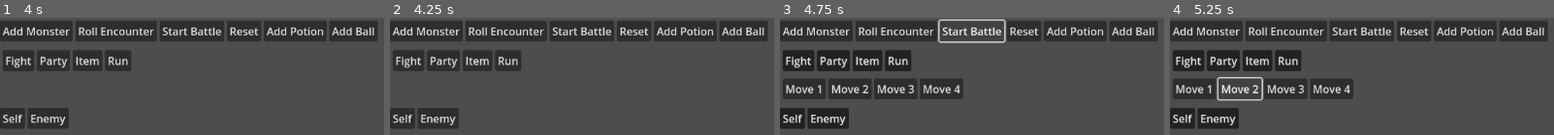
Above: before the commit, frames 1-4 (left to right).
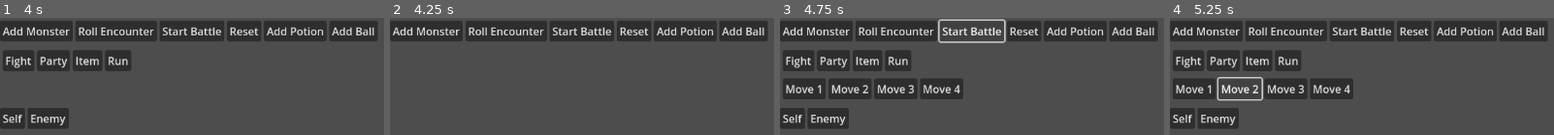
Above: after the commit, the same moments.

Repository: jevonsp/MonsterTamerRPG
Game: Godot game, scene res://scenes/test/testing.tscn
Same seed, same stepped clock (60 frames per second), same inputs: the game is played once before the commit and once after it.
Inputs:
- Up to frame 1 (4 s): click "Add Monster" at 0.5 s; click "Roll Encounter" at 1.25 s; click "Reset" at 2 s; click "Start Battle" at 2.75 s; click "Move 1" at 3.5 s
- Up to frame 2 (4.25 s): no input
- Up to frame 3 (4.75 s): click "Start Battle" at 4.25 s
- Up to frame 4 (5.25 s): click "Move 2" at 5 s

Frame 1 is identical in both runs. In frame 2, 7.6% of the frame differs, in the area x 0-35%, y 28-95%; in frame 3, less than 0.1%; in frame 4, less than 0.1%.
Error before the commit: Invalid access to property or key 'name' on a base object of type 'Nil'. (res://scenes/battle/battle.gd:15)
Error after the commit: Invalid access to property or key 'name' on a base object of type 'Nil'. (res://scenes/battle/battle.gd:20)

Commit message:
EventBus signal/await pattern
Changing Actions/Effects to emit effect started and then only call something on the monster. Then the monster's method will emit a particular signal and await a response signal for the animation. this'll make sure i'm not introducing race conditions anywhere.

Diff:
--- a/classes/battle/ItemAction.gd
+++ b/classes/battle/ItemAction.gd
@@ -1,22 +1,29 @@
 class_name ItemAction extends BattleAction
 
 var item: Item
+var target
 
 func _init(actor_ref: Monster, target_refs: Array, item_data: Item):
 	item = item_data
+	if item.target_type == "ALLY":
+		target = target_refs
+	else:
+		pass
 	priority = item.priority
-	super("ITEM", item_data, actor_ref, target_refs)
+	super("ITEM", item_data, actor_ref)
 
 func execute() -> void:
 	for effect in item.effects:
-		var resolved_targets = BattleManager.resolve_targets(effect.target_type, actor)
-		print("ItemEffect:", effect, "Targets:", resolved_targets)
-
+		var resolved_targets
+		if item.target_type == "ALLY":
+			resolved_targets = target
+		else:
+			resolved_targets = BattleManager.resolve_targets(effect.target_type, actor)
 		for t in resolved_targets:
-			if not t or t.is_fainted:
+			if not t:
 				continue
-
 			effect.apply(actor, t, item)
-			print("ItemAction applying effect:", effect)
+			print("ItemAction applying effect:", effect.name)
+			print("Effect ended, continuing turn")
+			print("ItemEffect: ", effect.name, " Target :", t.name)
 			await EventBus.effect_ended
-			print("Effect ended, continuing turn")
--- a/classes/battle/MoveAction.gd
+++ b/classes/battle/MoveAction.gd
@@ -10,7 +10,7 @@
 func execute() -> void:
 	for effect in move.effects:
 		var resolved_targets = BattleManager.resolve_targets(effect.target_type, actor)
-		print("Effect:", effect, "Targets:", targets)
+		print("Effect:", effect.name, "Targets:", targets)
 		for t in resolved_targets:
 			if not t or t.is_fainted:
 				continue
--- a/classes/battle/RunAction.gd
+++ b/classes/battle/RunAction.gd
@@ -1,8 +1,31 @@
 class_name RunAction extends BattleAction
 
+var target
+
 func _init(actor_ref: Monster, target_refs: Array) -> void:
+	target = target_refs
 	priority = 7
-	super("RUN", null, actor_ref, target_refs)
+	super("RUN", null, actor_ref)
 
 func execute() -> void:
 	print("run attempt here")
+	if calculate_escape_chance():
+		# effect_type: String, actor: Monster, _target: Monster, _effect_image: Texture2D
+		EventBus.effect_started.emit("RUN", actor, null, null)
+		print("run succeeded")
+		BattleManager.escaped = true
+	else:
+		print("run failed")
+
+func calculate_escape_chance():
+	var actor_speed = actor.speed
+	var enemy_speed
+	if not BattleManager.single_battle:
+		enemy_speed = (BattleManager.enemy_actor.speed + BattleManager.enemy_actor2.speed) / 2.0
+	else:
+		enemy_speed = BattleManager.enemy_actor.speed
+	BattleManager.escape_attempts += 1
+
+	var escape_odds = ((actor_speed * 32) / (enemy_speed / 4.0)) + 30 * BattleManager.escape_attempts
+
+	return randi_range(0, 255) < escape_odds
--- a/project.godot
+++ b/project.godot
@@ -31,6 +31,12 @@
 
 enabled=PackedStringArray("res://addons/gut/plugin.cfg")
 
+[file_customization]
+
+folder_colors={
+"res://addons/": "gray"
+}
+
 [rendering]
 
 renderer/rendering_method="gl_compatibility"
--- a/resources/Monster.gd
+++ b/resources/Monster.gd
@@ -67,17 +67,35 @@
 		moves = available_moves.duplicate()
 
 func take_damage(amount: int):
+	var starting = hitpoints
 	if amount <= 0:
 		return
 	hitpoints -= amount
+	EventBus.health_changed.emit(starting, hitpoints)
 	if hitpoints <= 0:
 		is_fainted = true
 		hitpoints = 0
+		EventBus.monster_fainted.emit(self)
 
 func heal_damage(amount: int):
+	var starting = hitpoints
 	hitpoints += amount
+	EventBus.health_changed.emit(starting, hitpoints)
+	await EventBus.health_done_animating
 	if hitpoints >= max_hitpoints:
 		hitpoints = max_hitpoints
 
-func attempt_capture(value: int):
-	print("capture attempt started")
+func attempt_capture(success: bool):
+	var target
+
+	if success:
+		if BattleManager.single_battle:
+			target = BattleManager.enemy_actor
+		else:
+			print("No double battle, defaulting to backup")
+			target = BattleManager.enemy_actor
+		PartyManager.add_monster(target)
+		await Engine.get_main_loop().process_frame
+		BattleManager.captured(target)
+	else:
+		print("failure")
--- a/resources/item_effects/CaptureEffect.gd
+++ b/resources/item_effects/CaptureEffect.gd
@@ -1,28 +1,63 @@
 class_name CaptureEffect extends ItemEffect
 
 @export var capture_bonus: float = 1.0
+
+var name = "CAPTURE"
 
 func apply(actor: Monster, target: Monster, item: Item) -> void:
 	match item.target_type:
 		"ENEMY":
 			EventBus.effect_started.emit("CAPTURE", actor, target, item.sprite)
-			var chance = capture_chance(target)
+			var a = capture_chance(target)
+			print("Modified capture rate (a): ", a)
+			if a >= 1044480:
+				print("Guaranteed capture!")
+				EventBus.capture_shake.emit(1)
+				target.attempt_capture(true)
+				return
+			var b = calculate_shake_threshold(a)
+			var probability = (a / 1044480.0) ** 0.75
+			print("Capture probability: ", snappedf(probability * 100, 0.01), "%")
+			print("Shake threshold (b): ", b, " / 65536")
+
+			var is_critical = get_critical_capture()
+
+			if shake_check(is_critical, b):
+				target.attempt_capture(true)
+			else:
+				target.attempt_capture(false)
+
 			print(actor.name, " attempted to capture ", target.name, " with ", item.name)
-			target.attempt_capture(chance)
-			print("Capture chance:", chance)
-	print("(actor): ", actor)
-	print("(target): ", target)
-	print("player_actor: ", BattleManager.player_actor)
-	print("enemy_actor: ", BattleManager.enemy_actor)
-	print("health now: ", target.hitpoints)
 
 func capture_chance(target: Monster) -> int:
 	var max_hp = target.max_hitpoints
 	var current_hp = target.hitpoints
 	var monster_rate = target.capture_rate
+	var status_bonus: float = get_status_bonus(target)
+	var hp_value = ((3 * max_hp - 2 * current_hp) / (3.0 * max_hp))
+	var pre_status = floor(hp_value * 4096 * monster_rate * capture_bonus)
+	var capture_value = int(pre_status * status_bonus)
+	return capture_value
+
+func calculate_shake_threshold(capture_value: int) -> int:
+	var ratio = capture_value / 1044480.0
+	var fourth_root = pow(ratio, 0.25)
+	return int(floor(65536.0 * fourth_root))
+
+func shake_check(critical: bool, chance: int) -> bool:
+	var shake_number = 1 if critical else 3
+	for i in range(shake_number):
+		var roll = randi() % 65536
+		print("Shake ", i + 1, ": rolled ", roll, " vs ", chance, " - ", "SUCCESS" if roll < chance else "FAIL")
+		if roll >= chance:
+			EventBus.capture_shake.emit(i)
+			return false
+	EventBus.capture_shake.emit(shake_number)
+	return true
+
+func get_critical_capture() -> bool:
+	return false
+
+func get_status_bonus(_target: Monster) -> float:
 	var status_bonus: float = 1.0
-
-	var hp_value = ((3 * max_hp - 2 * current_hp) / (3.0 * max_hp))
-	var capture_value = int(hp_value * 4096 * monster_rate * capture_bonus * status_bonus)
-
-	return capture_value
+	return status_bonus
--- a/resources/item_effects/ItemHealEffect.gd
+++ b/resources/item_effects/ItemHealEffect.gd
@@ -2,6 +2,8 @@
 
 @export var heal_amount: int = 20
 @export var revives: bool = false
+
+var name = "ITEM_HEAL"
 
 func apply(actor: Monster, target: Monster, item: Item) -> void:
 	match item.target_type:
@@ -20,16 +22,14 @@
 		_:
 			print("Unhandled target_type in ItemHealEffect:", item.target_type)
 
-func _apply_heal(actor: Monster, target: Monster, name: String, sprite: Texture2D) -> void:
+func _apply_heal(actor: Monster, target: Monster, _name: String, sprite: Texture2D) -> void:
 	EventBus.effect_started.emit("HEAL", actor, target, sprite)
 	if revives and target.is_fainted:
 		target.revive()
-		print(target.name, " was revived by ", name)
+		print(target.name, " was revived by ", _name)
 	elif not target.is_fainted:
 		target.heal_damage(heal_amount)
-		print(actor.name, " used ", name, " to heal ", target.name, " for ", heal_amount, " HP")
-	print("(actor): ", actor)
-	print("(target): ", target)
-	print("player_actor: ", BattleManager.player_actor)
-	print("enemy_actor: ", BattleManager.enemy_actor)
+		print("player used ", _name, " to heal ", target.name, " for ", heal_amount, " HP")
+	print("(actor): ", actor, "(target): ", target)
+	print("player_actor: ", BattleManager.player_actor, "enemy_actor: ", BattleManager.enemy_actor)
 	print("health now: ", target.hitpoints)
--- a/resources/move_effects/DamageEffect.gd
+++ b/resources/move_effects/DamageEffect.gd
@@ -1,6 +1,8 @@
 class_name DamageEffect extends MoveEffect
 
 @export var base_power: int = 40
+
+var name = "DAMAGE"
 
 func apply(actor: Monster, target: Monster, move: Move) -> void:
 	match move.target_type:
@@ -9,10 +11,8 @@
 			var damage = calculate_damage(actor, target, move)
 			target.take_damage(damage)
 			print(actor.name, " dealt ", damage, " to ", target.name)
-	print("(actor): ", actor)
-	print("(target): ", target)
-	print("player_actor: ", BattleManager.player_actor)
-	print("enemy_actor: ", BattleManager.enemy_actor)
+	print("(actor): ", actor, "(target): ", target)
+	print("player_actor: ", BattleManager.player_actor, "enemy_actor: ", BattleManager.enemy_actor)
 	print("health now: ", target.hitpoints)
 
 func calculate_damage(actor: Monster, target: Monster, move: Move) -> int:
--- a/resources/move_effects/MoveHealEffect.gd
+++ b/resources/move_effects/MoveHealEffect.gd
@@ -2,6 +2,8 @@
 
 @export var heal_amount: int = 20
 @export var revives: bool = false
+
+var name = "MOVE_HEAL"
 
 func apply(actor: Monster, target: Monster, move: Move) -> void:
 	match move.target_type:
@@ -28,8 +30,6 @@
 	elif not target.is_fainted:
 		target.heal(heal_amount)
 		print(actor.name, " healed ", target.name, " for ", heal_amount, " HP")
-	print("(actor): ", actor)
-	print("(target): ", target)
-	print("player_actor: ", BattleManager.player_actor)
-	print("enemy_actor: ", BattleManager.enemy_actor)
+	print("(actor): ", actor, "(target): ", target)
+	print("player_actor: ", BattleManager.player_actor, "enemy_actor: ", BattleManager.enemy_actor)
 	print("health now: ", target.hitpoints)
--- a/scenes/battle/battle.gd
+++ b/scenes/battle/battle.gd
@@ -3,7 +3,12 @@
 var player_actor = BattleManager.player_actor
 
 func _ready() -> void:
-	EventBus.effect_started.connect(_on_effect_started)
+	if not EventBus.effect_started.is_connected(_on_effect_started):
+		EventBus.effect_started.connect(_on_effect_started)
+	if not EventBus.health_changed.is_connected(_on_health_changed):
+		EventBus.health_changed.connect(_on_health_changed)
+	if not EventBus.monster_fainted.is_connected(_on_monster_fainted):
+		EventBus.monster_fainted.connect(_on_monster_fainted)
 
 func _input(event: InputEvent) -> void:
 	if event.is_action_pressed("ui_cancel"):
@@ -62,5 +67,23 @@
 				pass
 			if actor == BattleManager.enemy_actor:
 				pass
-	await get_tree().create_timer(0.3).timeout
+		"HEAL":
+			pass
+		"SWITCH":
+			pass
+		"RUN":
+			pass
+		"CAPTURE":
+			pass
+	await get_tree().create_timer(Settings.game_speed).timeout
 	EventBus.effect_ended.emit()
+
+func _on_health_changed(_old: int, _new: int) -> void:
+	print("do health animation here")
+	await get_tree().create_timer(Settings.game_speed).timeout
+	EventBus.health_done_animating.emit()
+
+func _on_monster_fainted():
+	print("do fainting animation here")
+	await get_tree().create_timer(Settings.game_speed).timeout
+	EventBus.fainting_done_animating.emit()
--- a/scenes/battle/battle_inventory/battle_inventory.gd
+++ b/scenes/battle/battle_inventory/battle_inventory.gd
@@ -5,12 +5,12 @@
 @export var container: HBoxContainer
 @export var picker: HBoxContainer
 
-var monster_chosen: int = -1
+var monster_chosen
 
 func _ready() -> void:
-	for i in picker.get_child_count():
+	for i in range(picker.get_child_count()):
 		var button = picker.get_child(i)
-		button.pressed.connect(use_item.bind(i + 1))
+		button.pressed.connect(use_item.bind(i))
 
 func display_inventory():
 	var inventory = InventoryManager.inventory
@@ -18,21 +18,37 @@
 		var item = inventory[i]["item"]
 		var button = Button.new()
 		button.text = "%s x%d" % [inventory[i]["item"].name, inventory[i]["quantity"]]
-		button.pressed.connect(on_time_clicked.bind(item))
+		button.pressed.connect(on_item_clicked.bind(item))
 		container.add_child(button)
 
-func on_time_clicked(item: Item):
+func on_item_clicked(item: Item):
 	print("item:", item.name)
-	picker_visibility(true)
-	await monster_picked
-	print("monster_chosen: ", monster_chosen)
-	var action = ItemAction.new(BattleManager.player_actor, [monster_chosen], item)
-	BattleManager.on_action_selected(action)
-	monster_chosen = -1
+	if item.target_type == "ALLY":
+		picker_visibility(true)
+		await monster_picked
+		if monster_picked == null:
+			return
+		print("monster_chosen: ", monster_chosen)
+		var action = ItemAction.new(BattleManager.player_actor, [monster_chosen], item)
+		BattleManager.on_action_selected(action)
+	elif item.target_type == "ENEMY":
+		var action
+		if BattleManager.single_battle:
+			action = ItemAction.new(BattleManager.player_actor, [BattleManager.enemy_actor], item)
+		else:
+			print("double catch not implemented going default")
+			action = ItemAction.new(BattleManager.player_actor, [BattleManager.enemy_actor], item)
+		BattleManager.on_action_selected(action)
+	close()
 
 func use_item(slot_index: int):
-	monster_chosen = slot_index
-	monster_picked.emit()
+	if slot_index < PartyManager.party.size():
+		var party_monster = PartyManager.party[slot_index]
+		monster_chosen = party_monster
+		monster_picked.emit()
+	else:
+		monster_chosen = null
+		monster_picked.emit()
 
 func picker_visibility(b: bool) -> void:
 	picker.visible = b
--- a/scenes/battle/battle_inventory/battle_inventory.tscn
+++ b/scenes/battle/battle_inventory/battle_inventory.tscn
@@ -15,6 +15,7 @@
 
 [node name="MonsterPicker" type="HBoxContainer" parent="."]
 unique_name_in_owner = true
+visible = false
 offset_left = 262.0
 offset_top = 140.0
 offset_right = 390.0
--- a/scenes/test/testing.gd
+++ b/scenes/test/testing.gd
@@ -10,7 +10,7 @@
 	pass
 
 func _on_button_1_pressed() -> void:
-	PartyManager.add_monster(pistol_shrimp, 5)
+	PartyManager.make_monster(pistol_shrimp, 5)
 
 func _on_button_2_pressed() -> void:
 	BattleManager.add_enemies([fox_mcleaf], [5])
--- a/singletons/BattleManager.gd
+++ b/singletons/BattleManager.gd
@@ -16,6 +16,9 @@
 var turn_actions: Array = []
 var processing_turn: bool = false
 var in_battle: bool = false
+
+var escape_attempts: int = 0
+var escaped: bool = false
 
 func add_enemies(monster_datas: Array[MonsterData], lvls: Array[int]) -> void:
 	if monster_datas.size() != lvls.size():
@@ -29,8 +32,10 @@
 		monster.setup_monster(monster_data, lvl)
 		enemy_party.append(monster)
 		print("enemy party added: ", monster.name)
+		print("enemy_party: ", enemy_party)
 
 	enemy_actor = enemy_party[0]
+	print("enemy_actor: ", enemy_actor)
 
 func start_battle():
 	in_battle = true
@@ -39,7 +44,7 @@
 	var battle_scene = battle.instantiate()
 	add_child(battle_scene)
 	battle_scene.setup_battle()
-	print("enemy party size: ", range(enemy_party.size()))
+	print("enemy party size: ", enemy_party.size())
 
 func on_action_selected(action: BattleAction):
 	if processing_turn:
@@ -111,21 +116,30 @@
 func execute_turn():
 	processing_turn = true
 	for action in turn_actions:
-		if action.actor.is_fainted:
+		if not in_battle:
+			return
+		if player_actor.is_fainted:
 			force_switch()
 			turn_actions.clear()
 			return
+		print("executing action: ", action.type)
+		await action.execute()
 		if not in_battle:
 			return
-		print("executing action: ", action.type)
-		await action.execute()
 		await get_tree().create_timer(Settings.game_speed).timeout
+		if enemy_actor and enemy_actor.is_fainted:
+			await give_exp()
+		if enemy_actor2 and enemy_actor2.is_fainted:
+			await give_exp()
 		if await check_victory():
 			continue
 		if await check_loss():
 			continue
 	turn_actions.clear()
 	processing_turn = false
+
+func give_exp():
+	pass
 
 func check_victory():
 	var alive: int = 0
@@ -134,6 +148,9 @@
 			alive += 1
 	if alive == 0:
 		win()
+		return true
+	if escaped == true:
+		escape()
 		return true
 	if enemy_actor.is_fainted:
 		await force_enemy_switch()
@@ -152,14 +169,25 @@
 	return false
 
 func win():
-	in_battle = false
 	print("win here")
 	end_battle()
 
 func lose():
-	in_battle = false
 	print("lose here")
 	end_battle()
+
+func escape():
+	print("escape here")
+	end_battle()
+
+func captured(target: Monster) -> void:
+	if single_battle:
+		print("capture success win here")
+		end_battle()
+	else:
+		print("no targeting implemented, target captured:", target)
+		print("capture success win here")
+		end_battle()
 
 func force_switch():
 	if not in_battle:
@@ -190,6 +218,10 @@
 	return -1
 
 func end_battle():
+	in_battle = false
+	escaped = false
+	for child in get_children():
+		child.queue_free()
 	enemy_party.clear()
 	print("enemy_party: ", enemy_party)
 	player_actor = null
@@ -197,3 +229,5 @@
 	enemy_actor = null
 	print("enemy_actor: ", enemy_actor)
 	print("actors/party cleared")
+	escape_attempts = 0
+	turn_actions.clear()
--- a/singletons/EventBus.gd
+++ b/singletons/EventBus.gd
@@ -7,6 +7,17 @@
 signal effect_started(effect_type: String, actor: Monster, target: Monster, image: Texture2D)
 signal effect_ended
 
+signal health_changed(old: int, new: int)
+signal health_done_animating
+signal exp_changed(old: int, new: int, times: int)
+signal exp_done_animating
+
+signal monster_fainted(monster: Monster)
+signal fainting_done_animating
+
+signal capture_shake(shake_number: int)
+signal monster_capture_attempt(success: bool)
+
 signal battle_switch
 signal free_switch
 
--- a/singletons/PartyManager.gd
+++ b/singletons/PartyManager.gd
@@ -4,13 +4,22 @@
 
 var party_preload = preload("res://scenes/battle/battle_party/battle_party.tscn")
 
-func add_monster(monster_data: MonsterData, lvl: int) -> void:
+func make_monster(monster_data: MonsterData, lvl: int) -> void:
 	if not party.size() < 6:
 		print("no more room in party!")
 		return
+
 	var monster = Monster.new()
 	monster.setup_monster(monster_data, lvl)
 	party.append(monster)
+	print("party: ", party)
+
+func add_monster(monster: Monster) -> void:
+	if not party.size() < 6:
+		print("no more room in party!")
+		return
+	party.append(monster)
+	print("party: ", party)
 
 func get_first_alive() -> Monster:
 	for monster in party:
